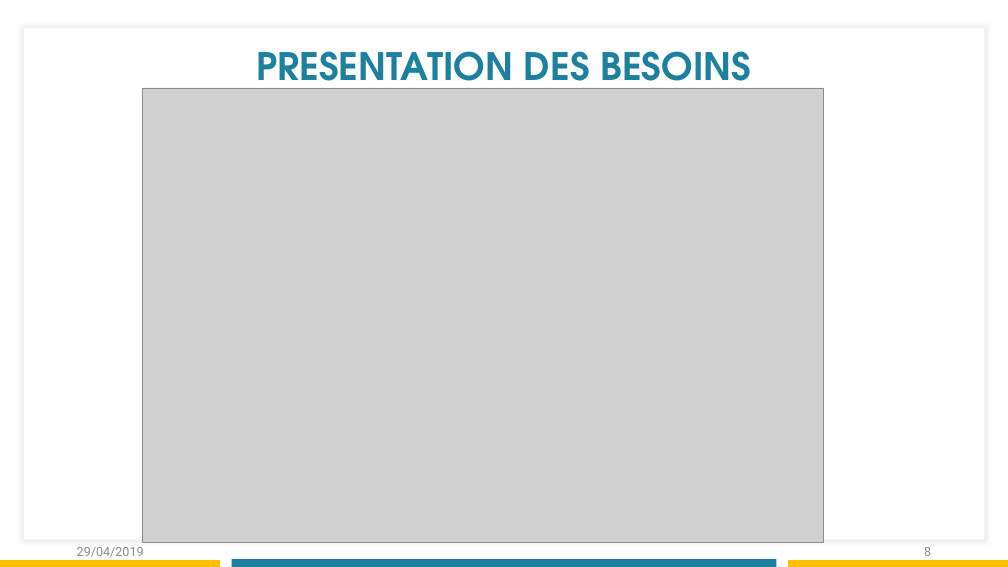
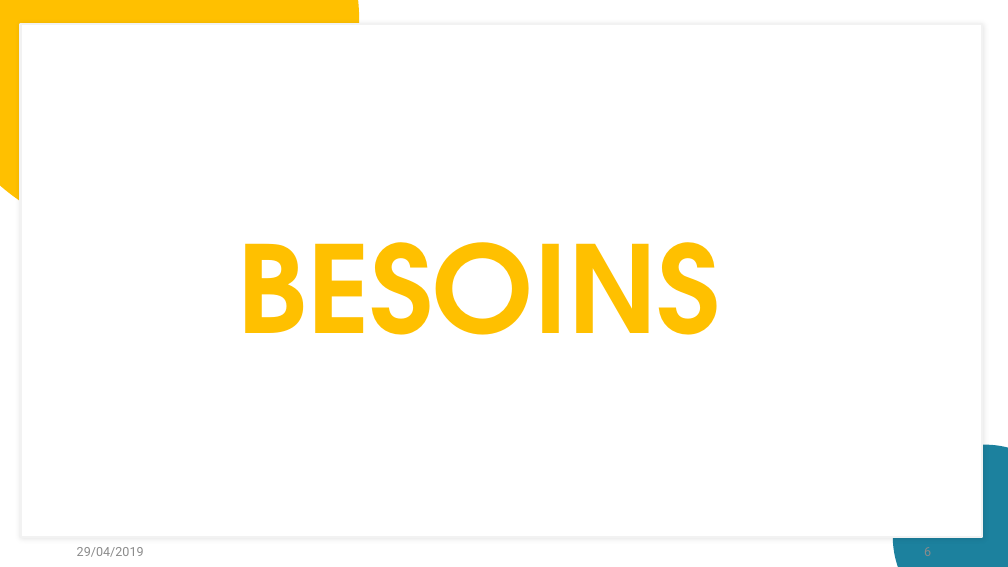
Before and after one commit to ansnoussi/conceptionGL2, a slide deck: slide 6 of Présentation Projet .pptx (slide 8 before the commit). Drawn at 1008x567 pixels with LibreOffice and Linux fonts; fonts in the diff are those of the drawing; grey boxes stand for pictures. Boxes give left, top, right and bottom in pixels: in the first picture for what was removed or moved away, otherwise in the second. Text is boxed around its words. In the diff, an @@ line names an element or a change of style, - is before the commit and + after.

```diff
--- a/Présentation Projet .pptx
+++ b/Présentation Projet .pptx
@@ ellipse added at [0, 0, 359, 239], fill #FFC000 @@
@@ text removed at [256, 51, 751, 96] @@
-PRESENTATION DES BESOINS
@@ picture removed at [143, 88, 823, 543] @@
@@ ellipse removed at [75, 132, 143, 199] @@
@@ text added at [237, 242, 720, 335], 115 pt, text #FFC000, bold @@
+BESOINS
@@ ellipse added at [893, 445, 1008, 567], fill #1C819E @@
@@ rectangle removed at [0, 560, 220, 567] @@
@@ rectangle removed at [231, 560, 776, 567] @@
@@ rectangle removed at [788, 560, 1008, 567] @@
@@ page number at [924, 547, 931, 556]: text changed @@
-8
+6
```
Also in this commit, not shown: 14 other slides changed, 4 slides added, 2 slides removed.
